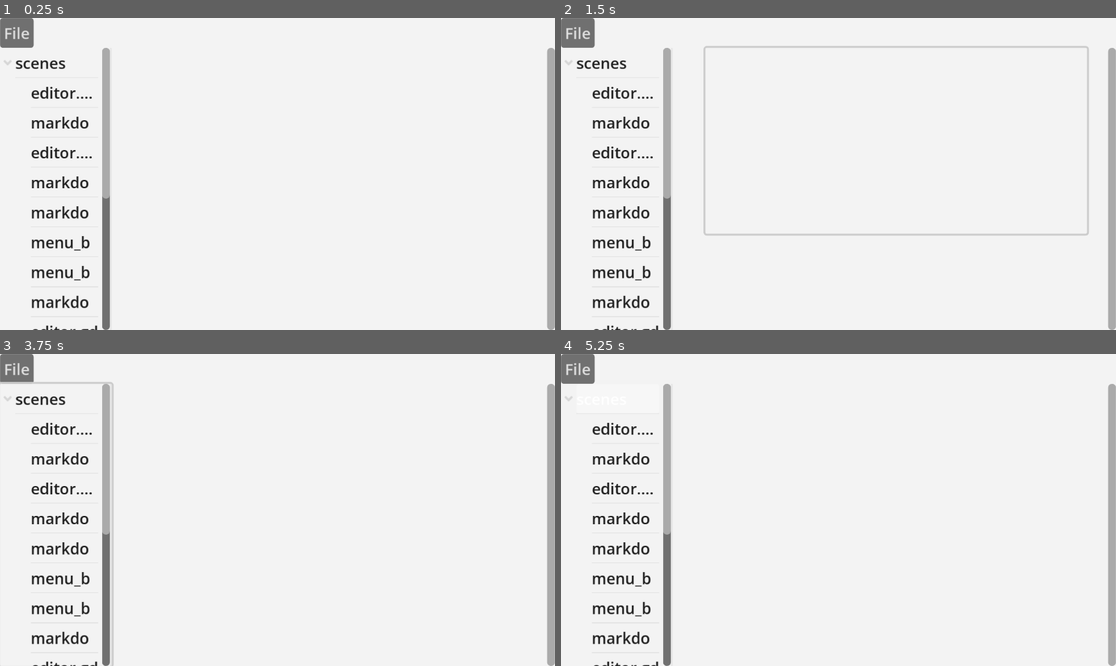
Above: before the commit, frames 1-4 (two rows, left to right).
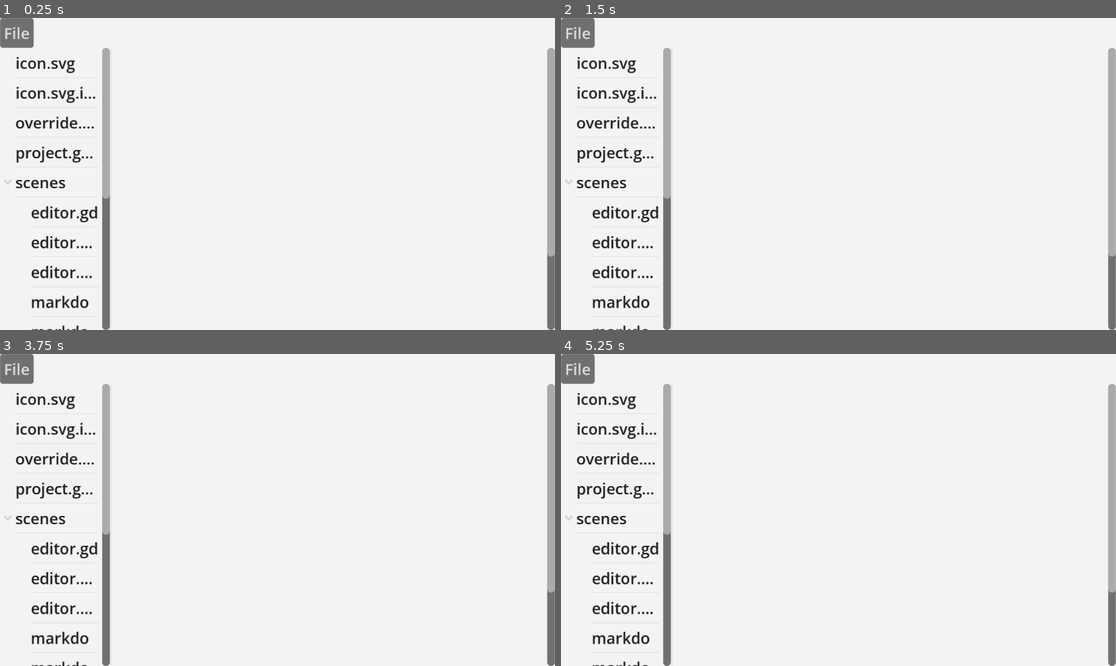
Above: after the commit, the same moments.

Repository: olafjanssen/snorfeld
Game: Godot game, scene res://scenes/editor.tscn
The game is run twice, just before and just after one commit, with the same random seed, the same clock (stepped at 60 frames per second) and the same inputs.
Inputs (mouse positions are in pixels of both pictures, inside the frame that each line leads up to):
- Up to frame 1 (0.25 s): no input
- Up to frame 2 (1.5 s): tap Enter at 0.5 s; move the mouse to (894, 139) at 0.52 s; hold Right 0.53-1.28 s; tap Backspace at 0.6 s; click (894, 139) at 0.67 s; tap Space at 1.25 s; move the mouse to (727, 189) at 1.27 s; hold Down from 1.28 s (still down); tap Delete at 1.35 s
- Up to frame 3 (3.75 s): tap Enter at 2, 2.1, 3.5 s; move the mouse to (333, 441) at 2.02 s; release Down at 2.03 s; hold Right 2.03-2.78 s; tap Space at 2.75 s; move the mouse to (249, 572) at 2.77 s; hold Up 2.78-3.53 s; tap C at 2.85 s; click (249, 572) at 2.92 s; move the mouse to (444, 556) at 3.52 s; hold Left from 3.53 s (still down); tap V at 3.6 s
- Up to frame 4 (5.25 s): tap Space at 4.25 s; move the mouse to (672, 463) at 4.27 s; tap X at 4.35 s; move the mouse to (866, 510) at 5.02 s; release Left at 5.03 s; hold Down from 5.03 s (still down); tap Backspace at 5.1 s; click (866, 510) at 5.17 s

The runs differ from the first frame. In frame 1, 2.4% of the frame differs, in the area x 0-100%, y 12-100%; in frame 2, 3.6%, in the area x 0-100%, y 8-100%; in frame 3, 2.9%; in frame 4, 2.4%.

Commit message:
Order the files in the tree alphabetically

Diff:
--- a/project.godot
+++ b/project.godot
@@ -17,7 +17,8 @@
 
 [display]
 
-window/dpi/allow_hidpi=false
+window/stretch/aspect="expand"
+window/stretch/scale_mode="integer"
 
 [dotnet]
 
--- a/scenes/editor.gd
+++ b/scenes/editor.gd
@@ -21,7 +21,7 @@
 	await get_tree().process_frame
 	$HSplitContainer.offset_top = $MenuBar.size.y
 	_setup_file_tree()
-	tree.item_activated.connect(_on_item_activated)
+	tree.item_selected.connect(_on_item_activated)
 
 func _update_theme():
 	Window.get_focused_window().set_content_scale_factor(2.0)
@@ -52,6 +52,7 @@
 	if dir == null:
 		return
 	dir.list_dir_begin()
+	var entries: Array = []
 	var file_name: String
 	while true:
 		file_name = dir.get_next()
@@ -61,11 +62,20 @@
 			continue
 		var full_path: String = path + file_name
 		var is_dir: bool = dir.current_is_dir()
+		entries.append({"name": file_name, "path": full_path, "is_dir": is_dir})
+
+	print(entries)
+
+	entries.sort_custom(func(a, b): return a["name"].naturalnocasecmp_to(b["name"]) < 0)
+
+	print(entries)
+
+	for entry in entries:
 		var item: TreeItem = tree.create_item(parent_item)
-		item.set_text(0, file_name)
-		item.set_metadata(0, {"path": full_path, "is_dir": is_dir})
-		if is_dir:
-			_refresh_files(item, _ensure_trailing_slash(full_path))
+		item.set_text(0, entry["name"])
+		item.set_metadata(0, {"path": entry["path"], "is_dir": entry["is_dir"]})
+		if entry["is_dir"]:
+			_refresh_files(item, _ensure_trailing_slash(entry["path"]))
 
 func _on_item_activated():
 	var item: TreeItem = tree.get_next_selected(null)
--- a/scenes/markdown_editor.tscn
+++ b/scenes/markdown_editor.tscn
@@ -27,7 +27,7 @@
 size_flags_vertical = 3
 theme_override_constants/margin_left = 22
 theme_override_constants/margin_right = 22
-theme_override_constants/margin_bottom = 100
+theme_override_constants/margin_bottom = 400
 
 [node name="MarkdownContent" type="RichTextLabel" parent="ScrollContainer/MarginContainer" unique_id=1400961899]
 layout_mode = 2
--- a/themes/light_theme.tres
+++ b/themes/light_theme.tres
@@ -6,14 +6,21 @@
 [sub_resource type="StyleBoxFlat" id="StyleBoxFlat_clh54"]
 bg_color = Color(1, 1, 0.9411765, 1)
 
+[sub_resource type="StyleBoxFlat" id="StyleBoxFlat_b2586"]
+bg_color = Color(0.9098039, 0.9098039, 0.9098039, 1)
+
 [sub_resource type="StyleBoxFlat" id="StyleBoxFlat_k48q0"]
 bg_color = Color(0.9529412, 0.9529412, 0.9529412, 1)
 border_width_right = 2
 border_color = Color(0.9098039, 0.9098039, 0.9098039, 1)
 
+[sub_resource type="StyleBoxFlat" id="StyleBoxFlat_0a83b"]
+bg_color = Color(0.6784314, 0.8392157, 1, 1)
+
 [resource]
 Panel/styles/panel = SubResource("StyleBoxFlat_7tebe")
 RichTextLabel/colors/default_color = Color(0.11764706, 0.11764706, 0.11764706, 1)
+RichTextLabel/constants/line_separation = 0
 RichTextLabel/font_sizes/bold_font_size = 22
 RichTextLabel/font_sizes/bold_italics_font_size = 22
 RichTextLabel/font_sizes/h1_font_size = 44
@@ -27,4 +34,9 @@
 RichTextLabel/font_sizes/normal_font_size = 22
 RichTextLabel/styles/background = SubResource("StyleBoxFlat_clh54")
 Tree/colors/font_color = Color(0.11764706, 0.11764706, 0.11764706, 1)
+Tree/colors/font_hovered_color = Color(0, 0.47058824, 0.83137256, 1)
+Tree/colors/font_hovered_selected_color = Color(0, 0.47058824, 0.83137256, 1)
+Tree/colors/font_selected_color = Color(0, 0, 0, 1)
+Tree/styles/hovered = SubResource("StyleBoxFlat_b2586")
 Tree/styles/panel = SubResource("StyleBoxFlat_k48q0")
+Tree/styles/selected = SubResource("StyleBoxFlat_0a83b")
